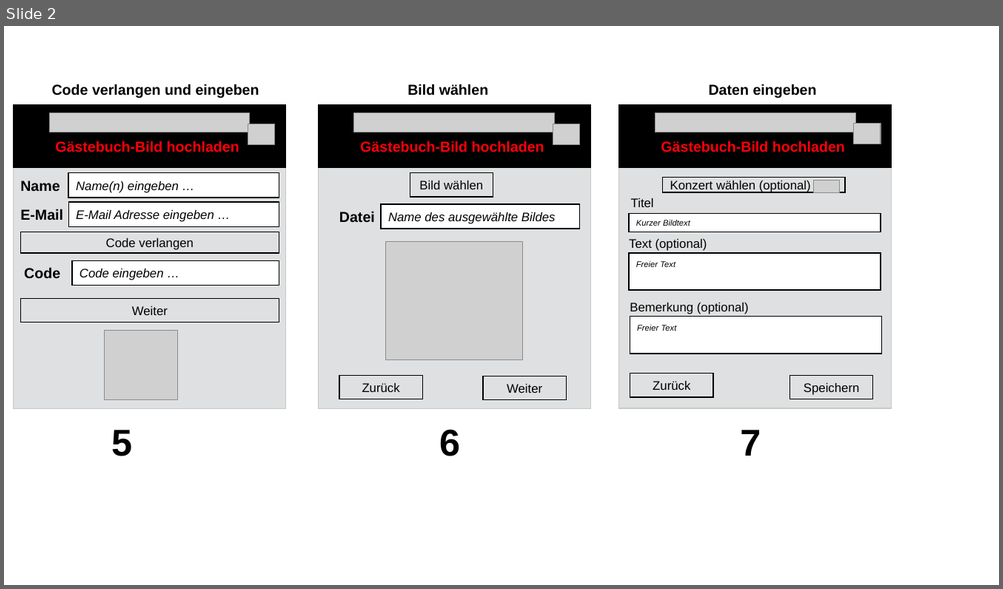
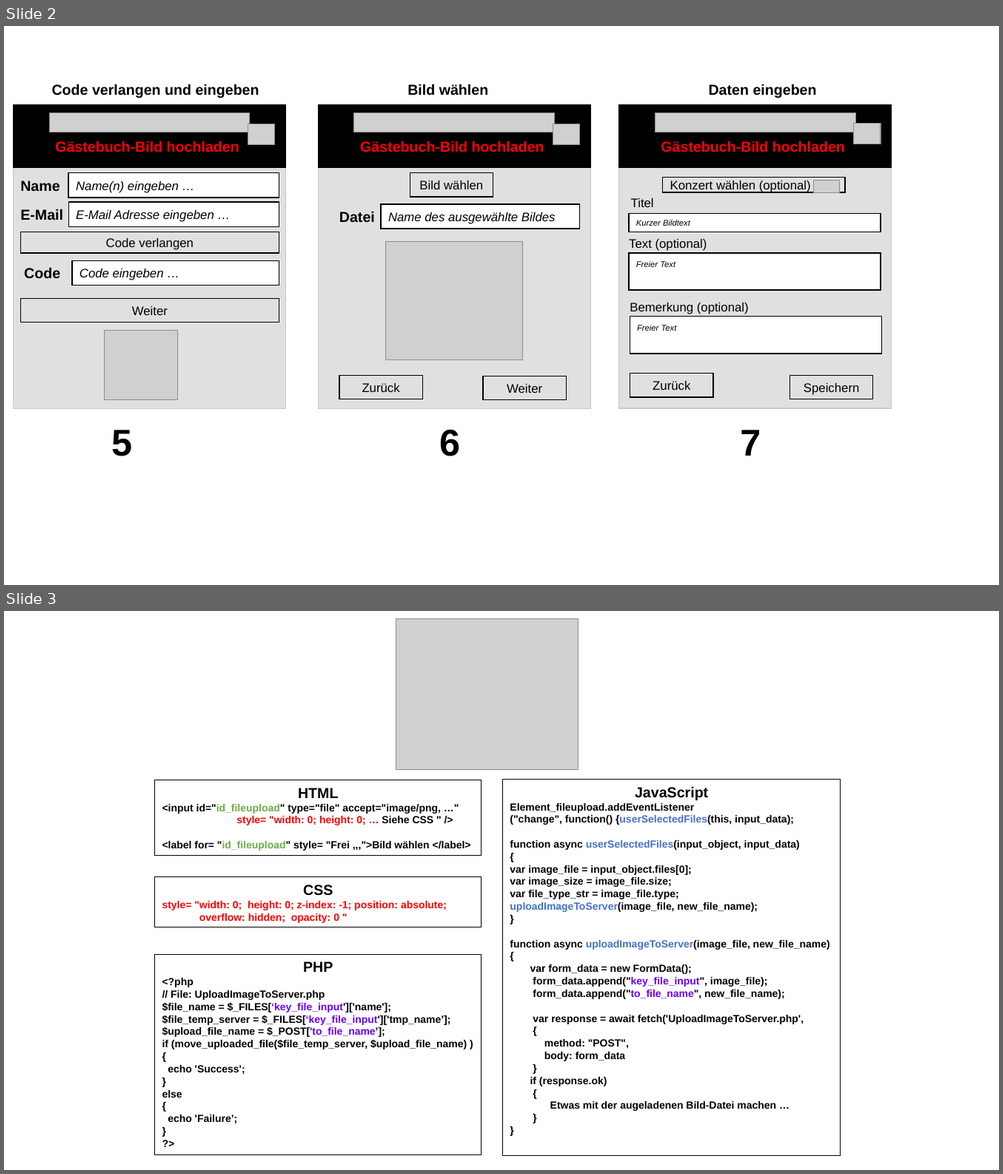
Before and after one commit to JazzLiveAarau/WwwGuestbook, a slide deck: Description/JazzGuestsUpload.pptx. Shown one above the other, each under a label of ours: slide 2 before the commit, slides 2 and 3 after it. The pictures are 1003x589 and 1003x1174 pixels, drawn with LibreOffice and Linux fonts; fonts in the diff are those of the drawing; grey boxes stand for pictures. Boxes give left, top, right and bottom in pixels: in the first picture for what was removed or moved away, otherwise in the second. Text is boxed around its words. In the diff, an @@ line names an element or a change of style, - is before the commit and + after.

Commit message:
Image onload function added

```diff
--- a/Description/JazzGuestsUpload.pptx
+++ b/Description/JazzGuestsUpload.pptx
@@ slide 3 added at (4, 611, 999, 1170), background #FFFFFF @@
@@ picture added at (396, 619, 578, 770) @@
@@ rectangle added at (155, 780, 481, 856), outline #000000 0.75 pt, 10 pt, text #000000, bold @@
+HTML
+<input id="id_fileupload" type="file" accept="image/png, …"
+style= "width: 0; height: 0; … Siehe CSS " />
+<label for= "id_fileupload" style= "Frei ,,,">Bild wählen </label>
@@ rectangle added at (503, 780, 840, 1156), outline #000000 0.75 pt, 10 pt, text #000000, bold @@
+JavaScript
+Element_fileupload.addEventListener
+("change", function() {userSelectedFiles(this, input_data);
+function async userSelectedFiles(input_object, input_data)
+{
+var image_file = input_object.files[0];
+var image_size = image_file.size;
+var file_type_str = image_file.type;
+uploadImageToServer(image_file, new_file_name);
+}
+function async uploadImageToServer(image_file, new_file_name)
+{
+var form_data = new FormData();
+form_data.append("key_file_input", image_file);
+form_data.append("to_file_name", new_file_name);
+var response = await fetch('UploadImageToServer.php',
+{
+method: "POST",
+body: form_data
+}
+if (response.ok)
+{
+Etwas mit der augeladenen Bild-Datei machen …
+}
+}
@@ rectangle added at (155, 877, 481, 927), outline #000000 0.75 pt, 10 pt, text #FF0000, bold @@
+CSS
+style= "width: 0; height: 0; z-index: -1; position: absolute;
+overflow: hidden; opacity: 0 "
@@ rectangle added at (155, 954, 481, 1155), outline #000000 0.75 pt, 10 pt, text #000000, bold @@
+PHP
+<?php
+// File: UploadImageToServer.php
+$file_name = $_FILES[‘key_file_input']['name'];
+$file_temp_server = $_FILES[‘key_file_input']['tmp_name’];
+$upload_file_name = $_POST['to_file_name’];
+if (move_uploaded_file($file_temp_server, $upload_file_name) )
+{
+echo 'Success';
+}
+else
+{
+echo 'Failure’;
+}
+?>
```
Also in this commit, not shown: 1 other slide added, 4 slides removed, 4 other files.
